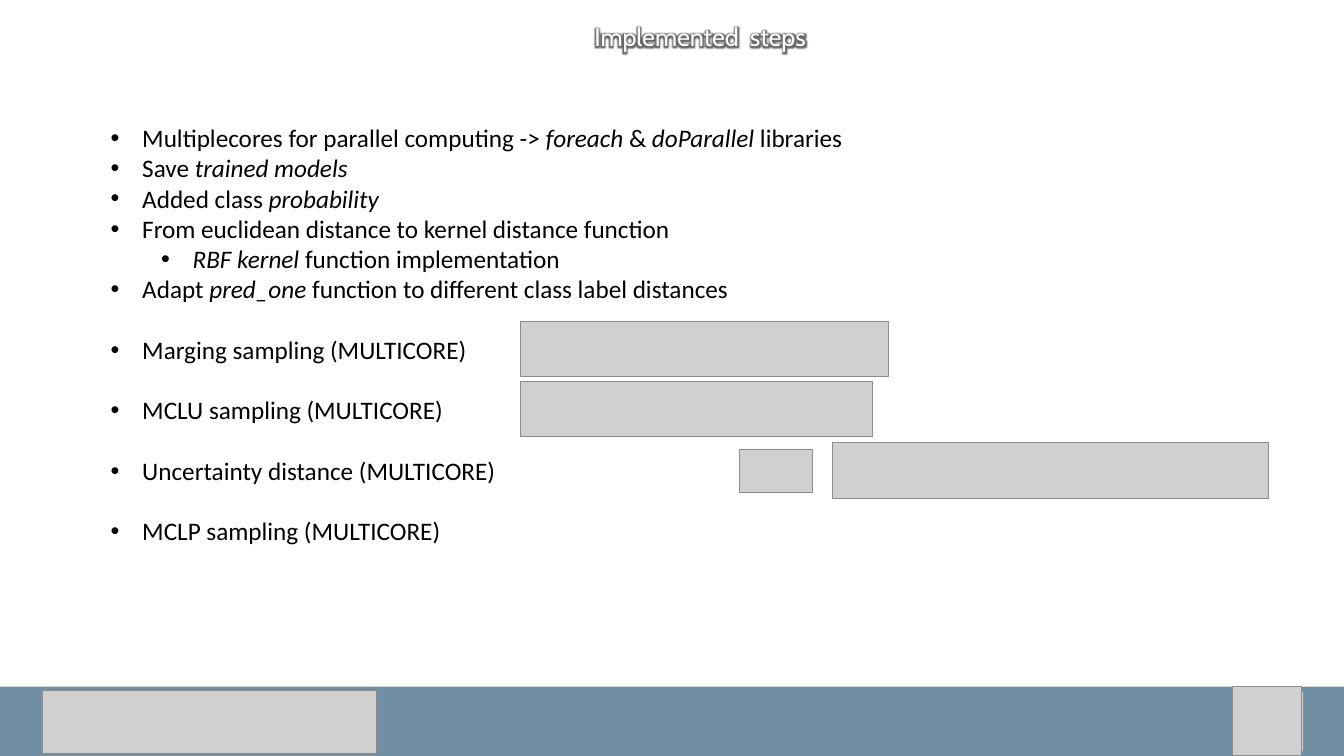
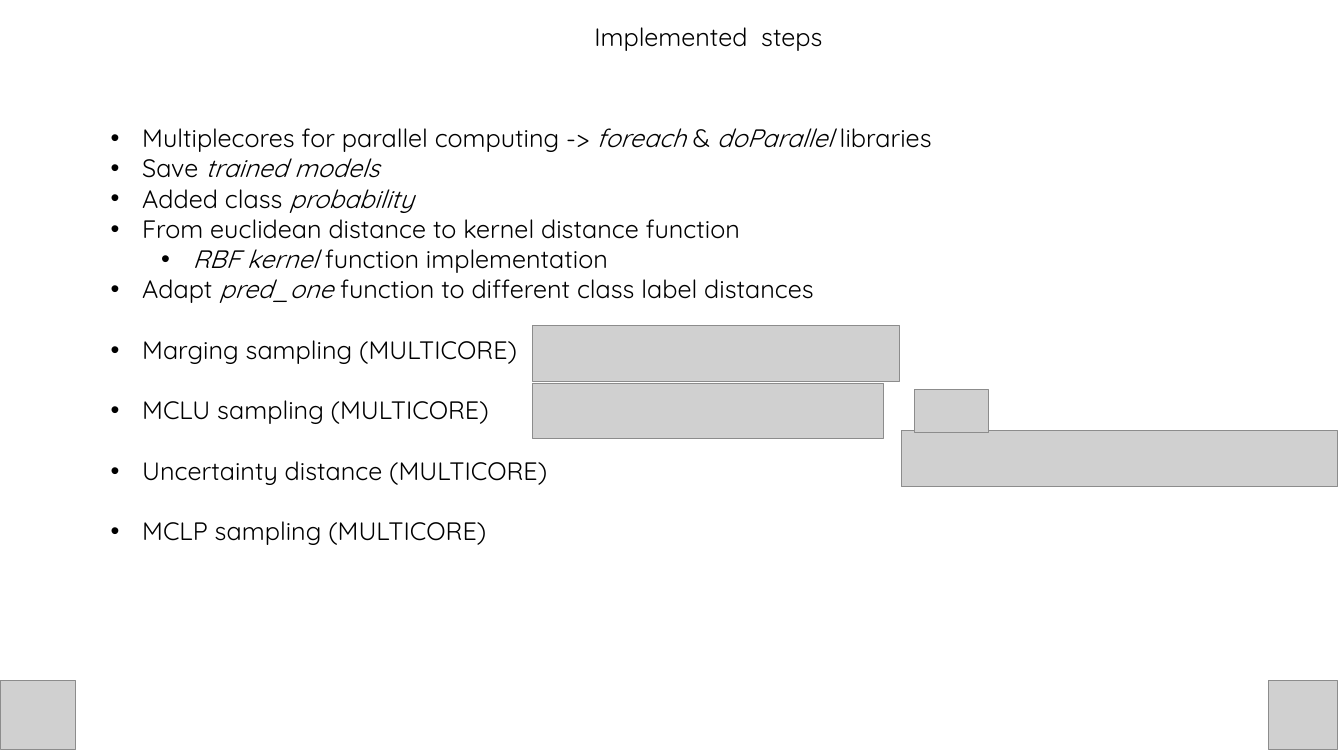
Before and after one commit to carls31/active-learning-virtual-SVM, a slide deck: slide 6 of presentation_CARLASSARA_10601118.pptx. Drawn at 1344x756 pixels with LibreOffice and Linux fonts; fonts in the diff are those of the drawing; grey boxes stand for pictures. Boxes give left, top, right and bottom in pixels: in the first picture for what was removed or moved away, otherwise in the second. Text is boxed around its words. In the diff, an @@ line names an element or a change of style, - is before the commit and + after.

```diff
--- a/presentation_CARLASSARA_10601118.pptx
+++ b/presentation_CARLASSARA_10601118.pptx
@@ text "Implemented steps" at (594, 27, 822, 51): font Cabin to Quicksand, text colour #FFFFFF to #000000, letter spacing -0.1 to 0 pt @@
@@ text "Multiplecores for parallel computing -> ..." at (142, 128, 932, 545): font Calibri to Quicksand @@
@@ picture: place and size @@
-picture at (521, 322, 889, 377)
+picture at (532, 326, 900, 381)
@@ picture: place and size @@
-picture at (521, 382, 873, 437)
+picture at (532, 383, 884, 438)
@@ picture: place and size @@
-picture at (739, 450, 813, 493)
+picture at (914, 389, 988, 433)
@@ picture: place and size @@
-picture at (833, 443, 1269, 499)
+picture at (901, 431, 1338, 487)
@@ freeform shape removed at (0, 687, 1344, 756) @@
@@ picture added at (1, 681, 76, 750) @@
@@ picture: place and size @@
-picture at (1233, 687, 1303, 756)
+picture at (1268, 681, 1338, 750)
@@ picture removed at (42, 691, 377, 754) @@
@@ picture removed at (1243, 692, 1304, 752) @@
```
Also in this commit, not shown: 6 other slides changed, 4 slides added, 4 slides removed, 18 other files.
